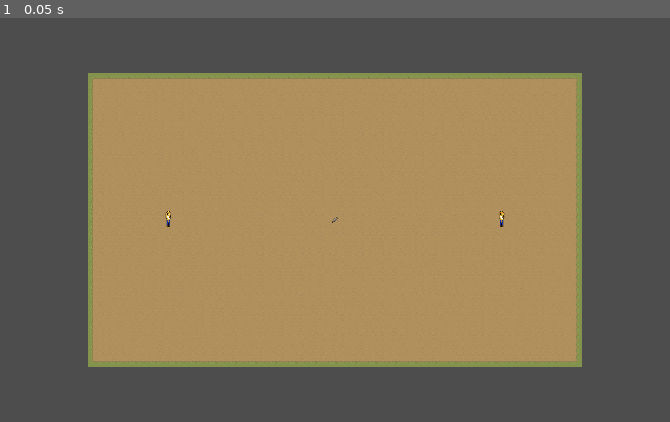
Above: before the commit, frame 1.
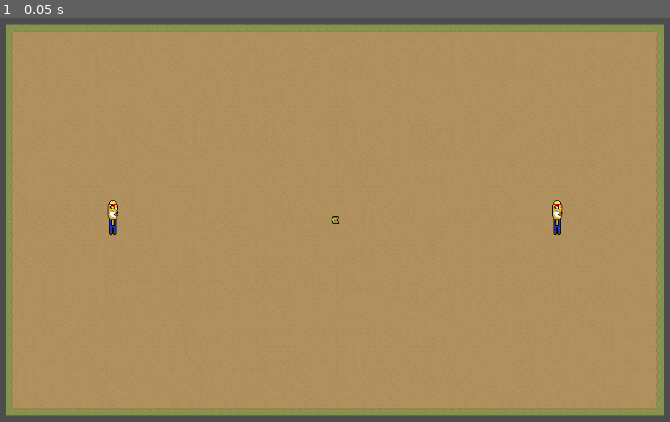
Above: after the commit, the same moment.

Repository: chwebb02/TigerHacks-2024
Game: Godot game, scene res://scenes/Main.tscn
Same seed, same stepped clock (60 frames per second), same inputs: the game is played once before the commit and once after it.
Inputs:
- Up to frame 1 (0.05 s): no input

The runs differ from the first frame. In frame 1, 45% of the frame differs, in the area x 0-100%, y 1-99%.

Commit message:
modified the layout of the level

Diff:
--- a/scenes/Main.tscn
+++ b/scenes/Main.tscn
@@ -1,13 +1,16 @@
-[gd_scene load_steps=4 format=3 uid="uid://magiahimnacn"]
+[gd_scene load_steps=4 format=3 uid="uid://u6pud6uvbaj1"]
 
 [ext_resource type="PackedScene" uid="uid://e3kjyvk13fha" path="res://scenes/Player.tscn" id="1_aj61n"]
-[ext_resource type="PackedScene" uid="uid://do1w88xt1gdue" path="res://scenes/Power_Up.tscn" id="2_8j2hs"]
+[ext_resource type="PackedScene" path="res://scenes/Power_Up.tscn" id="2_8j2hs"]
 [ext_resource type="PackedScene" uid="uid://d1fglwj1m1g23" path="res://scenes/Tile_Map.tscn" id="3_yjyw0"]
 
 [node name="Level" type="Node2D"]
 
 [node name="Ground" parent="." instance=ExtResource("3_yjyw0")]
 layer_0/tile_data = PackedInt32Array(1310755, 327680, 0, 1245219, 458752, 0, 1179683, 393216, 0, 1114147, 393216, 0, 10 …(63766 unchanged characters)…
+
+[node name="Power-Up" parent="." instance=ExtResource("2_8j2hs")]
+power_up_type = "fertilizer"
 
 [node name="Player1" parent="." instance=ExtResource("1_aj61n")]
 position = Vector2(-400, 0)
@@ -16,6 +19,5 @@
 position = Vector2(400, 0)
 player_number = 2
 
-[node name="Power-Up" parent="." instance=ExtResource("2_8j2hs")]
-
 [node name="Camera2D" type="Camera2D" parent="."]
+zoom = Vector2(1.333, 1.333)
--- a/scenes/Player.tscn
+++ b/scenes/Player.tscn
@@ -69,7 +69,7 @@
 size = Vector2(11.6667, 20)
 
 [node name="Player" type="CharacterBody2D"]
-scale = Vector2(0.25, 0.25)
+scale = Vector2(0.4, 0.4)
 script = ExtResource("1_vdjrt")
 
 [node name="AnimatedSprite2D" type="AnimatedSprite2D" parent="."]
